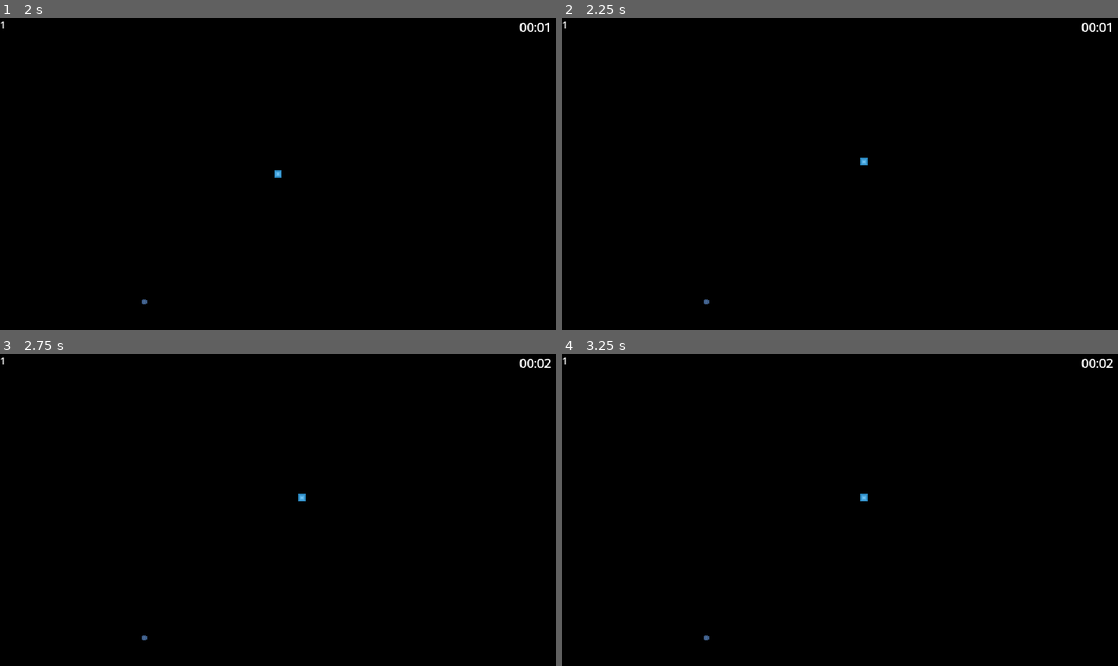
Above: before the commit, frames 1-4 (two rows, left to right).
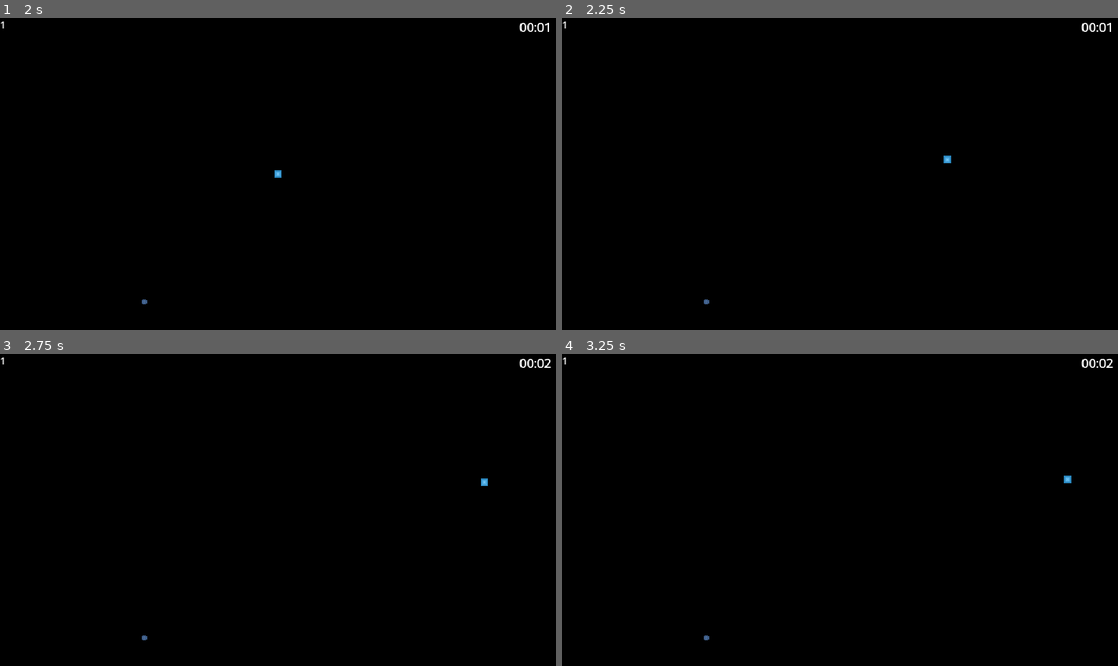
Above: after the commit, the same moments.

Repository: Clement-Quach/queensgamejam
Game: Godot game, scene res://scenes/main_menu.tscn
Two runs of this game, one before a commit and one after it. Both use one fixed random seed, a clock stepped at 60 frames per second and the inputs below. The engine's default icon, where the game draws it, is replaced by a stand-in: a white triangle on a blue panel in a dark square.
Inputs (mouse positions are in pixels of both pictures, inside the frame that each line leads up to):
- Up to frame 1 (2 s): click (278, 192) at 0.5 s; tap Enter (ui_accept) at 1.25, 1.52 s; move the mouse to (400, 158) at 1.27 s; press the mouse at (400, 158) at 1.28 s; hold Right (ui_right) from 1.28 s (still down)
- Up to frame 2 (2.25 s): keep holding Right (ui_right); tap Enter (ui_accept) at 2 s; move the mouse to (728, 189) at 2.02 s; release the mouse at (728, 189) at 2.03 s; click (728, 189) at 2.1 s
- Up to frame 3 (2.75 s): keep holding Right (ui_right); tap Enter (ui_accept) at 2.27 s
- Up to frame 4 (3.25 s): move the mouse to (895, 441) at 2.77 s; release Right (ui_right) at 2.78 s; press the mouse at (895, 441) at 2.78 s; hold Left (ui_left) from 2.78 s (still down)

Frame 1 is identical in both runs. In frame 2, less than 0.1% of the frame differs, in the area x 53-70%, y 44-48%; in frame 3, less than 0.1%; in frame 4, less than 0.1%.

Commit message:
created speed branch:

Diff:
--- /dev/null
+++ b/queensgamejam/main_menu.tscn
@@ -0,0 +1,40 @@
+[gd_scene load_steps=3 format=3 uid="uid://18vkxxicntb0"]
+
+[ext_resource type="Texture2D" uid="uid://bic0dpuaml4ul" path="res://assets/menu.png" id="1_x5hkw"]
+[ext_resource type="Script" path="res://main_menu.gd" id="1_youtg"]
+
+[node name="mainMenu" type="Control"]
+layout_mode = 3
+anchors_preset = 15
+anchor_right = 1.0
+anchor_bottom = 1.0
+grow_horizontal = 2
+grow_vertical = 2
+script = ExtResource("1_youtg")
+
+[node name="TextureRect" type="TextureRect" parent="."]
+texture_filter = 1
+layout_mode = 0
+offset_right = 40.0
+offset_bottom = 40.0
+scale = Vector2(9, 9)
+texture = ExtResource("1_x5hkw")
+
+[node name="play" type="Button" parent="."]
+show_behind_parent = true
+layout_mode = 0
+offset_left = 306.0
+offset_top = 225.0
+offset_right = 604.0
+offset_bottom = 343.0
+
+[node name="quit" type="Button" parent="."]
+show_behind_parent = true
+layout_mode = 0
+offset_left = 306.0
+offset_top = 370.0
+offset_right = 603.0
+offset_bottom = 486.0
+
+[connection signal="button_down" from="play" to="." method="_on_play_button_down"]
+[connection signal="button_down" from="quit" to="." method="_on_quit_button_down"]
--- a/queensgamejam/particle_base.gd
+++ b/queensgamejam/particle_base.gd
@@ -1,6 +1,6 @@
 extends CharacterBody2D
 
-@export var friction: float = 0.995
+@export var friction: float = 0.95
 @export var direction: Vector2
 @export var mass: int = 1
 @export var SPEED: float = 3
--- a/queensgamejam/slingshot.gd
+++ b/queensgamejam/slingshot.gd
@@ -1,5 +1,5 @@
 extends Line2D
-@export var max = 100
+@export var max = 3000
 
 # Called when the node enters the scene tree for the first time.
 #might need to change this to an on ready function
@@ -23,15 +23,17 @@
 	if Input.is_action_just_released("click"):
 		visible = false;
 		var dir = vecStart - vecEnd
-		if dir.x < 0 :
-			dir.x = max(-1*max,dir.x)
-		if dir.x >= 0 :
-			dir.x = min(max,dir.x)
-		if dir.y < 0 :
-			dir.y = max(-1*max,dir.y)
-		if dir.y >= 0 :
-			dir.y = min(max,dir.y)
-		player.direction = dir
+		var newdir = player.direction + dir
+
+		if newdir.x < 0 :
+			newdir.x = max(-1*max,newdir.x)
+		if newdir.x >= 0 :
+			newdir.x = min(max,newdir.x)
+		if newdir.y < 0 :
+			newdir.y = max(-1*max,newdir.y)
+		if newdir.y >= 0 :
+			newdir.y = min(max,newdir.y)
+		player.direction = newdir
 
 
 # Called every frame. 'delta' is the elapsed time since the previous frame.
Not shown: 1 places in queensgamejam/scenes/slingShot.tscn that only renumber resources
